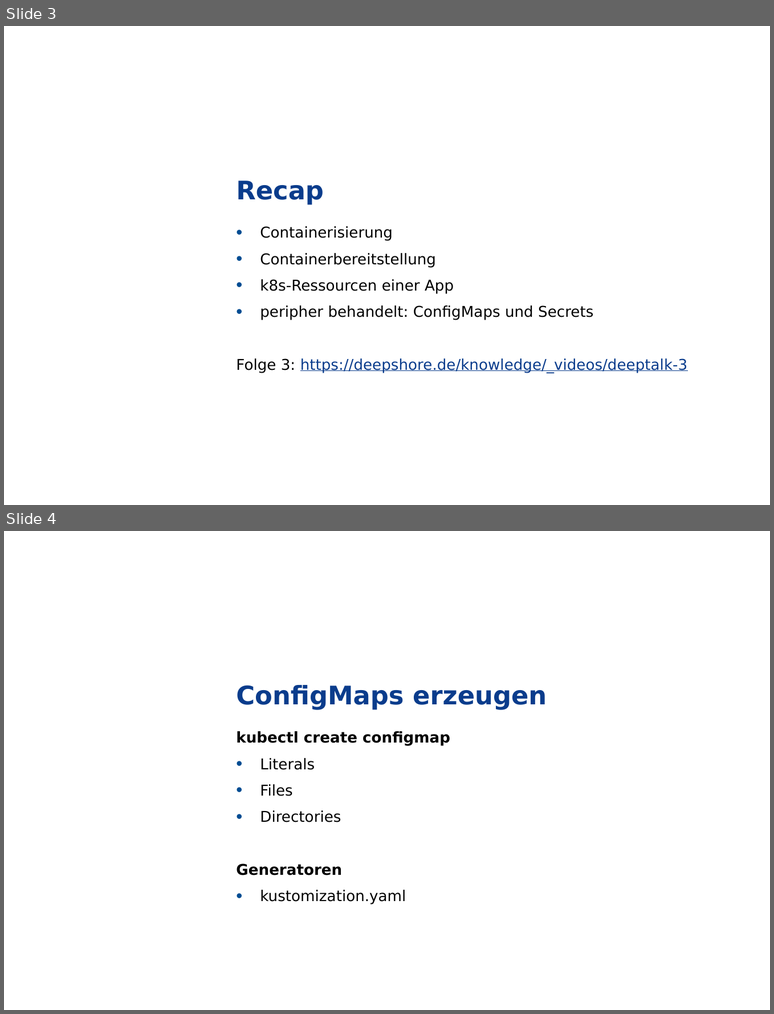
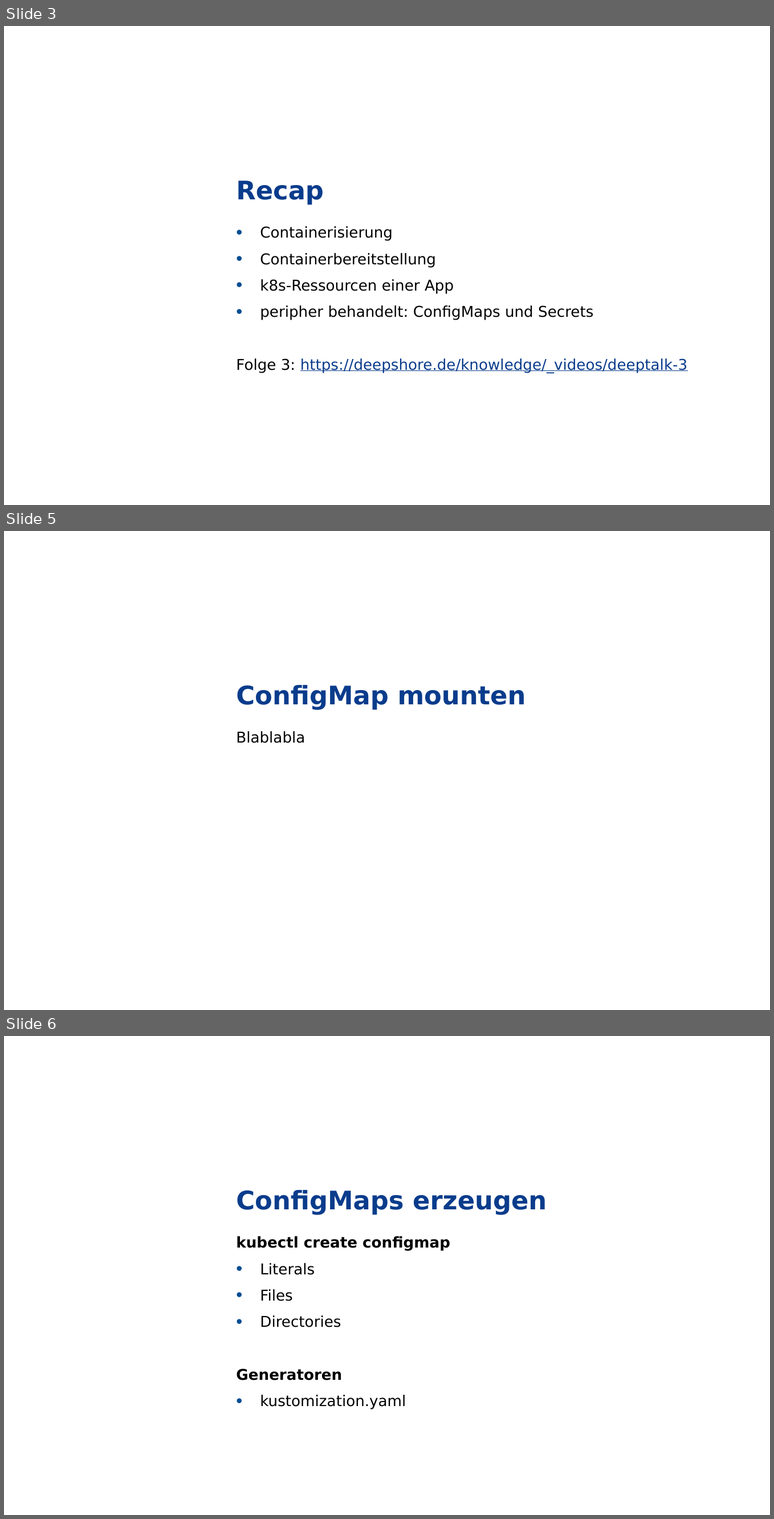
Before and after one commit to grothesk/deepshore-labs, a slide deck: 04-configmaps-und-secrets/deeptalk-04.pptx. Shown one above the other, each under a label of ours: slides 3 and 4 before the commit, slides 3, 5 and 6 after it; the slides between them are not shown. The pictures are 774x1014 and 774x1519 pixels, drawn with LibreOffice and Linux fonts; fonts in the diff are those of the drawing; background and template pictures are left out. Boxes give left, top, right and bottom in pixels: in the first picture for what was removed or moved away, otherwise in the second. Text is boxed around its words. In the diff, an @@ line names an element or a change of style, - is before the commit and + after.

Commit message:
Added some config stuff

```diff
--- a/04-configmaps-und-secrets/deeptalk-04.pptx
+++ b/04-configmaps-und-secrets/deeptalk-04.pptx
@@ slide 5 added at (4, 531, 770, 1010), background picture (left out); not listed: 1 template element that a slide beside it also shows @@
@@ title added at (236, 685, 526, 710), 24 pt, text #0A3C8C, bold @@
+ConfigMap mounten
@@ text added at (236, 731, 305, 743), 14 pt, text #000000 @@
+Blablabla
@@ what was slide 4 is now slide 6 @@
```
Also in this commit, not shown: 3 slides changed, 1 other slide added, 10 other files.
